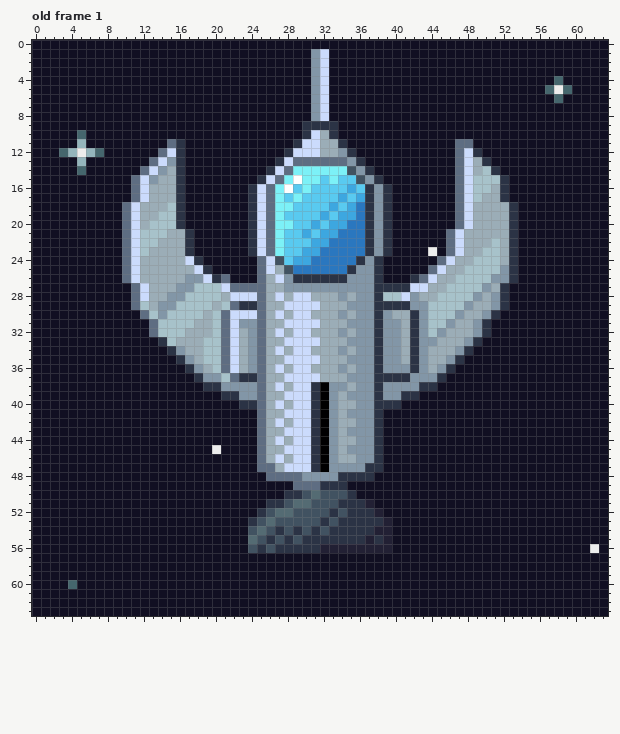
A pixel-art file gets an edit: Assets/Graphics/spaceship.ase. Above, as it was before the edit.
64x64 pixels, 1 frame. Colours within 5 levels of each other are drawn and written as one. Shown: old frame 1. The commit also changed other frames, which this record leaves out.
The result:
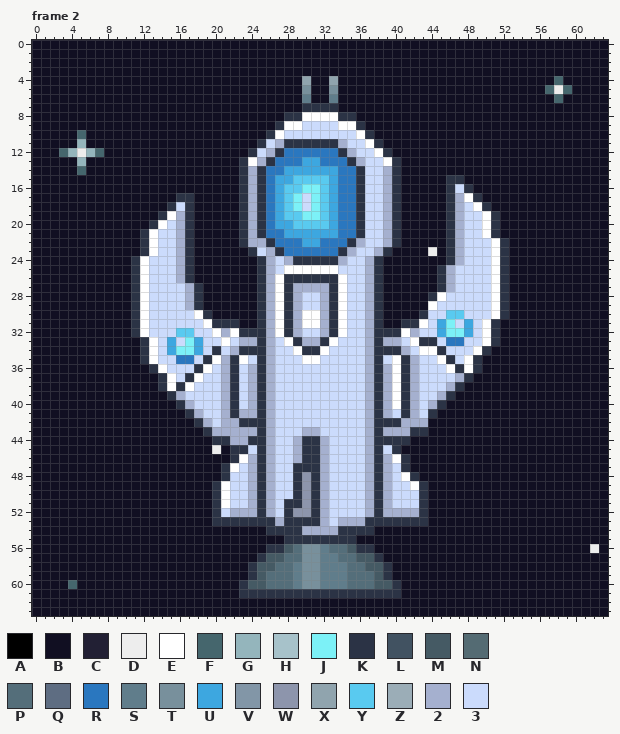
Palette (. is transparent): A #000000  B #110f22  C #222034  D #ededed  E #ffffff  F #45666d  G #94b5bc  H #a7c2ca  J #7cf1f7  K #2b3345  L #415261  M #455a64  N #546b73  P #546e7a  Q #5e6d82  R #2a77bf  S #607d8b  T #78909c  U #3da7e0  V #8296a7  W #8d95ac  X #90a4ae  Y #59caf0  Z #9badb7  2 #a5b0cf  3 #cbdbfc
A new or re-ordered frame is compared with the old frame closest to it.
What changed:
frames 1 -> 3
layer "ship v3/weapons" added
layer "ship v3/wings" added
layer "ship v3/reactor" added
layer "ship v3/body v2" added
layer "weapons" removed
layer "wings" removed
layer "reactor" removed
layer "body v2" removed
Changed rows in their new state; - is an unchanged pixel.
Frame 2 is new; against old frame 1:
first column x 10:
 1 ---------------------BB---------------------
 2 ---------------------BB---------------------
 3 ---------------------BB---------------------
 4 --------------------XBBX--------------------
 5 --------------------TBBT--------------------
 6 --------------------SBBS--------------------
 7 --------------------KKKK--------------------
 8 ------------------KKEEEEKK------------------
 9 -----------------KEE3333EEK-----------------
10 ----------------KE333-3333EK----------------
11 -----BB--------K32K-KKKK233EK--------BB-----
12 ----BBB-------K32KRRRRRRK233EK-------BBB----
13 ---BBBB------KE2KRRRUURRRK233EK------BBBB---
14 --BBBBB------K2KRRUUUUUURRK332K------BBBBB--
15 -BBBBBB------K2-RUUYYY-URRK332K-----KKBBBBB-
16 -BBBBBB------K2KRUY--J-URRK332K-----K3KBBBB-
17 -BBBBB-K-----K2KRU--3J-URRK332K-----K2EKBBB-
18 BBBBBK3K-----K2KRUYJ3J--RRK332K-----K2-EKBBB
19 BBBBKE2K-----K2KRU--JJYURRK332K-----K2-3EKBB
20 BBBKE32K-----K2KRUU--Y--R-K332K-----K2-3EKBB
21 BBKE332------K2KRRUU-U----K332K-----K233EKBB
22 BBKE332------K22KRRRU-R--K2332K-----K2333EKB
23 BBKE332---------2KRRRR--K2332-------K2333EKB
24 BKE3332KB------K232KKKKK2332-------BK2333EKB
25 BKE3332KBB-----K23EEEEEE3332------BK23333EKB
26 BKE3332KBBBB---K2EK-----E332----BBBK23333EKB
27 -KE33332KBBBBBBK2EK2222KE332-BBBBBBK23333E--
28 -KE33332KBBBBBBK2EK2-32KE332-BBBBBKE33333E--
29 -KE33332KBBBBBBK2EK2--2KE332-BBBBBE333333E--
30 -KE33333EKBBBBBK2EK2EE2KE332-BBBBK33YY333EK-
31 -KE333333EKKKBBK2EK2EE2KE332-BBK-E3UJ3U3EK--
32 -KE333YY33E2EKKK2EK2-32KE332-KKE233UJJU3EK--
33 --KE3U3JU33E-22K23EK22KE3332-223EKK3RR33EK--
34 --KE3UJJU3K32KKK2-3EKKE33332-KK23EEK333EK---
35 --KE33RR3KE2KE3K23--EE333332-3EK233EK3EK----
36 ---KE333KE32K32K2-3--3333332-2EK2333EKEK----
37 ----KE3KE332K32K23----333332-2E-233332K-----
38 ----KEKE3332K32K2-3--3333332-2EK23332K------
39 -----K233332-32K23---3333332-2E-2332K-------
40 ------K23332K32K2-3--3333332-2EK232K--------
41 -------K2332K22K23---3333332-23K23K---------
42 --------K2322KKK2-3--3333332-KK222----------
43 ---------K22222K23--22333332-222KK----------
44 ----------KK22KK2-32K-233332-KKK------------
45 ------------KK3K23-2K-233332-3K-------------
46 ------------KE2K2-32K-233332-2EK------------
47 -----------KE32K23-KK-233332-23K------------
48 -----------K332K233KWK233332K23EK-----------
49 ----------KE332K233KWK233332K233EK----------
50 ----------KE332K233-WK233332K2333K----------
51 ----------KE332K23KKWK233332K2333K----------
52 ----------K3222-23KWWK233332K2222K----------
53 ----------KKKK-KK2KKKK23222--KKKKK----------
54 --------------BBK-K-2222----BB--------------
55 --------------BBBB-K------BBBB--------------
56 --------------BBK-MPTTSPPMKKBB--------------
57 ---------------KMMPPTTSSPPMMK---------------
58 --------------KMMPPSTTSSSPPMMK--------------
59 --------------KMPPPSTTSSSPPPMK--------------
60 -------------KMMPPPSTTSSSPPPMMK-------------
61 -------------KKKKKKKKKKKKKKKKKK-------------
